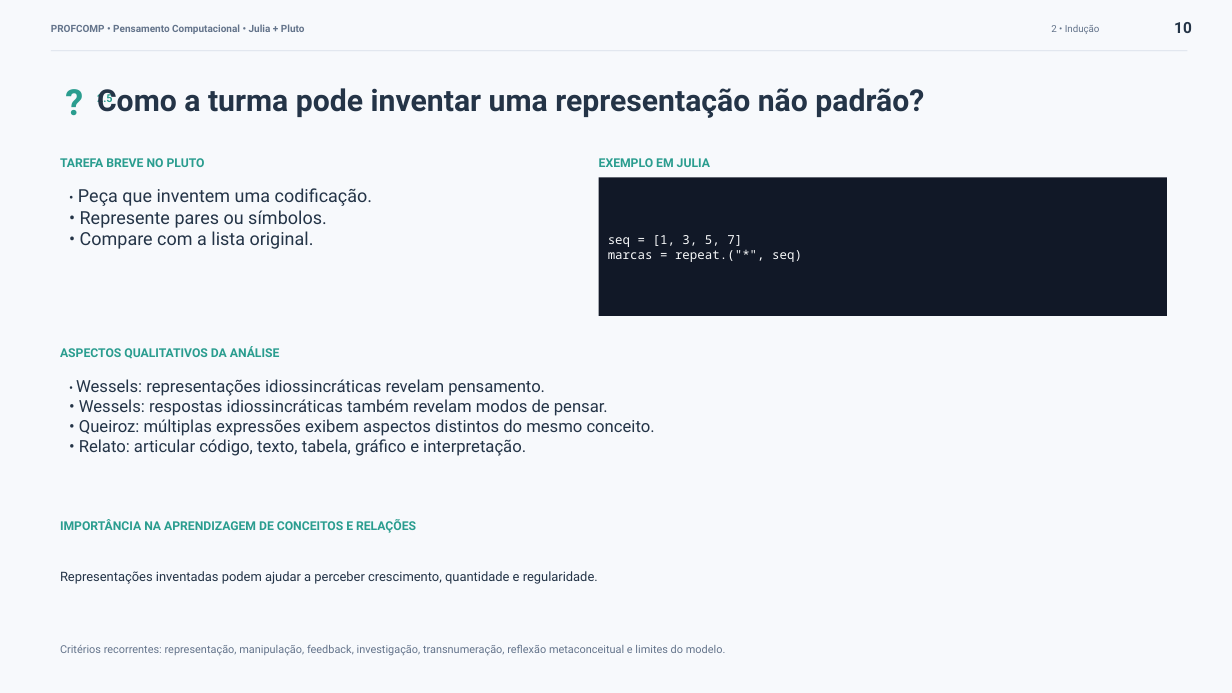
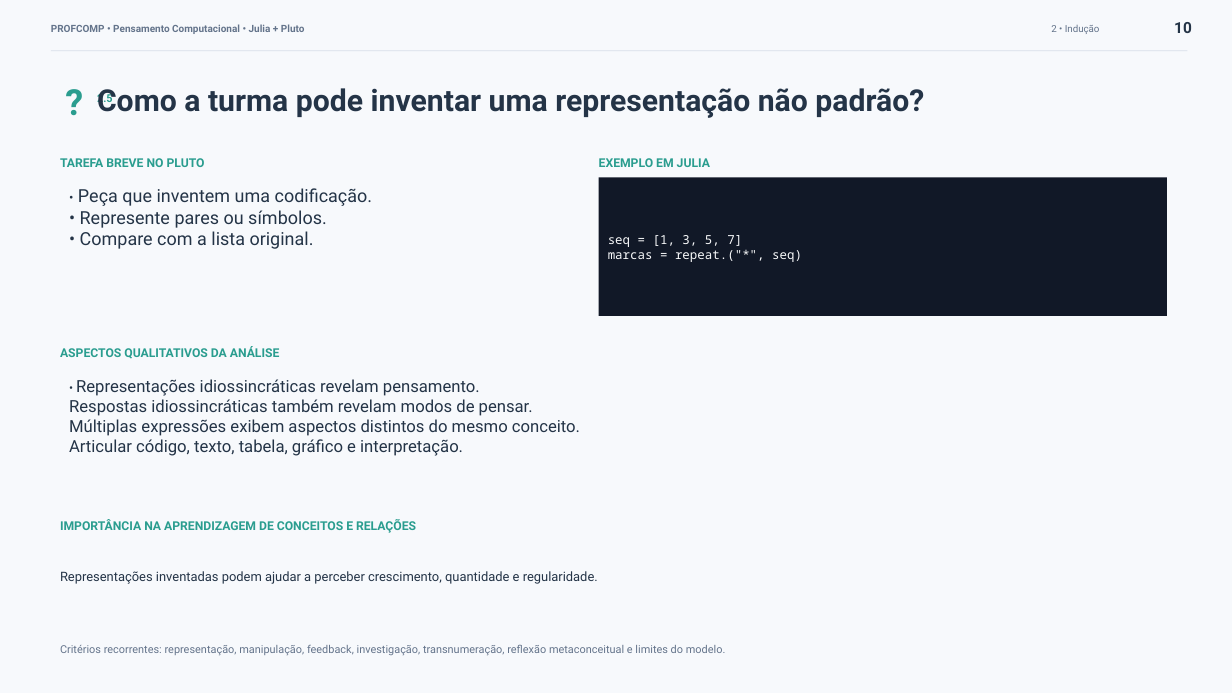
Before and after one commit to anaemilia/pensamento-computacional, a slide deck: slide 10 of Aula02_Pensamento_Indutivo/Aula02_Teoria-19-08-26.pptx. Drawn at 1232x693 pixels with LibreOffice and Linux fonts; fonts in the diff are those of the drawing. Boxes give left, top, right and bottom in pixels: in the first picture for what was removed or moved away, otherwise in the second. Text is boxed around its words. In the diff, an @@ line names an element or a change of style, - is before the commit and + after.

```diff
--- a/Aula02_Pensamento_Indutivo/Aula02_Teoria-19-08-26.pptx
+++ b/Aula02_Pensamento_Indutivo/Aula02_Teoria-19-08-26.pptx
@@ text at box(69, 379, 580, 456): text changed @@
-• Wessels: representações idiossincráticas revelam pensamento.
-• Wessels: respostas idiossincráticas também revelam modos de pensar.
-• Queiroz: múltiplas expressões exibem aspectos distintos do mesmo conceito.
-• Relato: articular código, texto, tabela, gráfico e interpretação.
+• Representações idiossincráticas revelam pensamento.
+Respostas idiossincráticas também revelam modos de pensar.
+Múltiplas expressões exibem aspectos distintos do mesmo conceito.
+Articular código, texto, tabela, gráfico e interpretação.
```
Also in this commit, not shown: 9 other slides changed, 7 other files.
